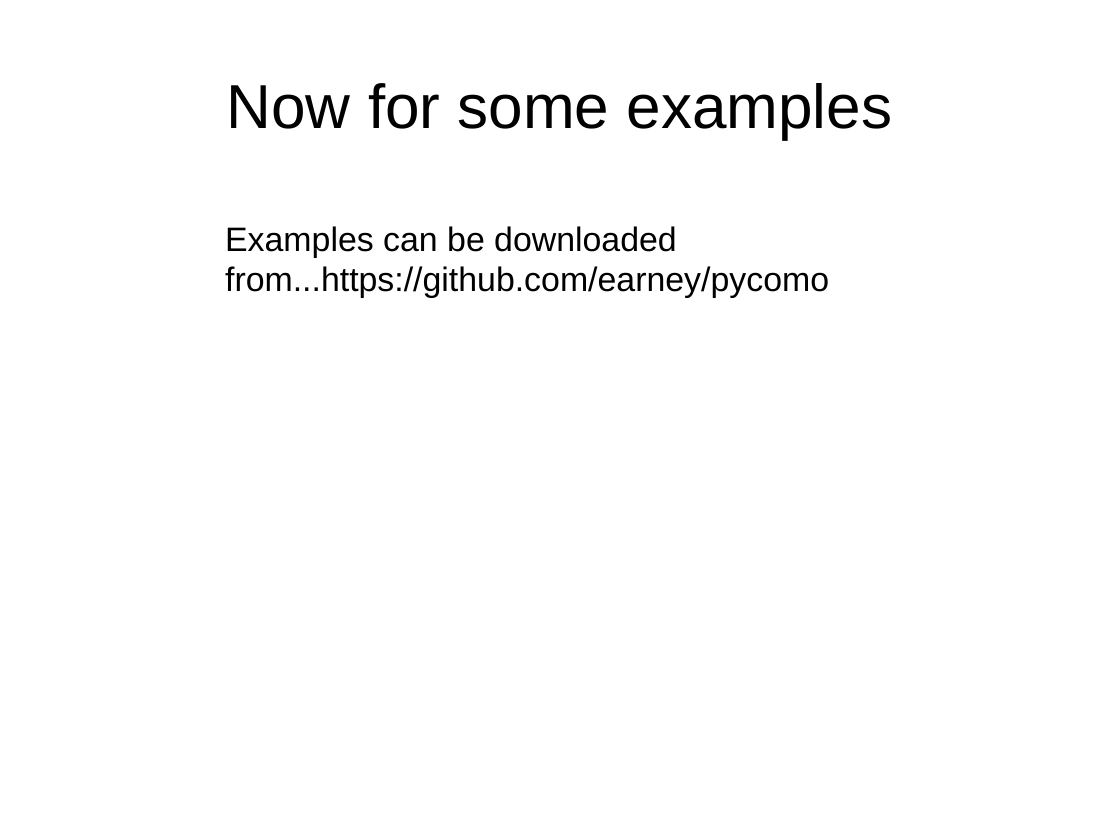
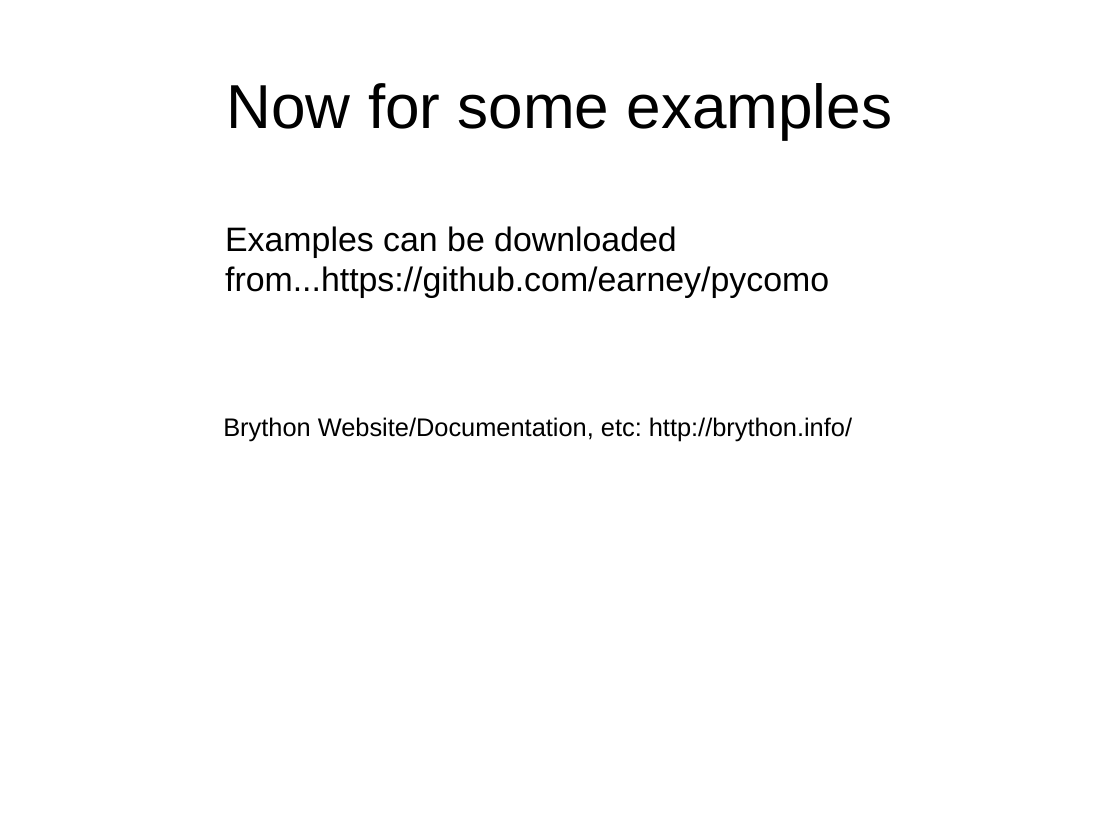
Before and after one commit to earney/pycomo, a slide deck: slide 15 of presentations/June2013/pyCOMO_Brython_06262013.odp. Drawn at 1120x840 pixels with LibreOffice and Linux fonts; fonts in the diff are those of the drawing. Boxes give left, top, right and bottom in pixels: in the first picture for what was removed or moved away, otherwise in the second. Text is boxed around its words. In the diff, an @@ line names an element or a change of style, - is before the commit and + after.

Commit message:
presentation update

```diff
--- a/presentations/June2013/pyCOMO_Brython_06262013.odp
+++ b/presentations/June2013/pyCOMO_Brython_06262013.odp
@@ text added at box(223, 417, 852, 442), 18 pt, text #000000 @@
+Brython Website/Documentation, etc: http://brython.info/
```
Also in this commit, not shown: 1 other slide changed.
